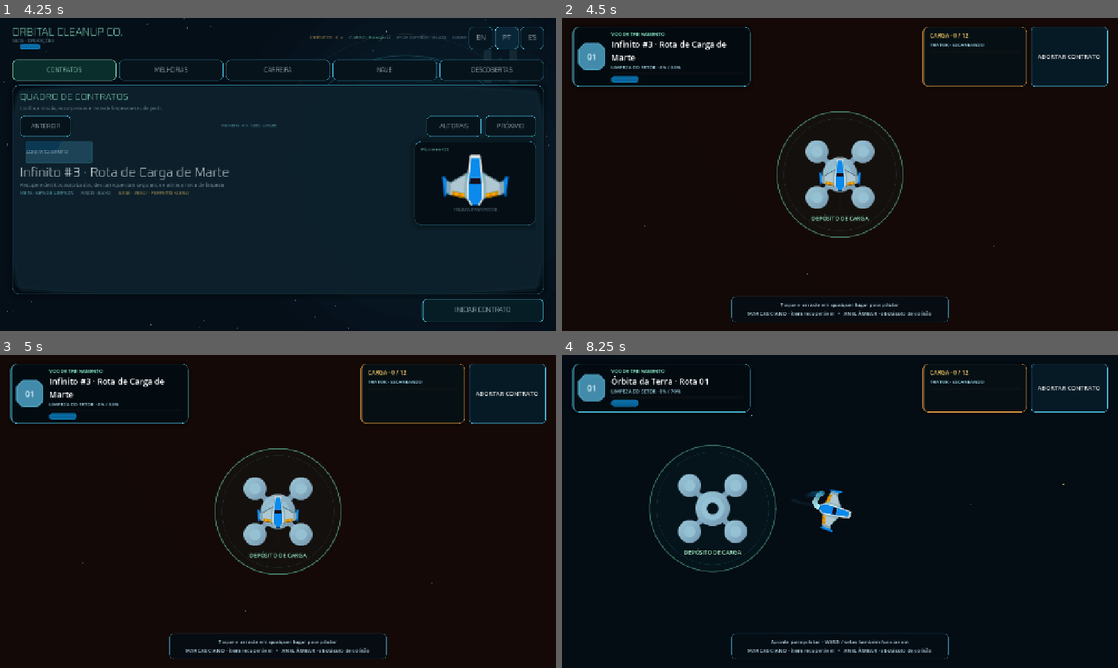
Above: before the commit, frames 1-4 (two rows, left to right).
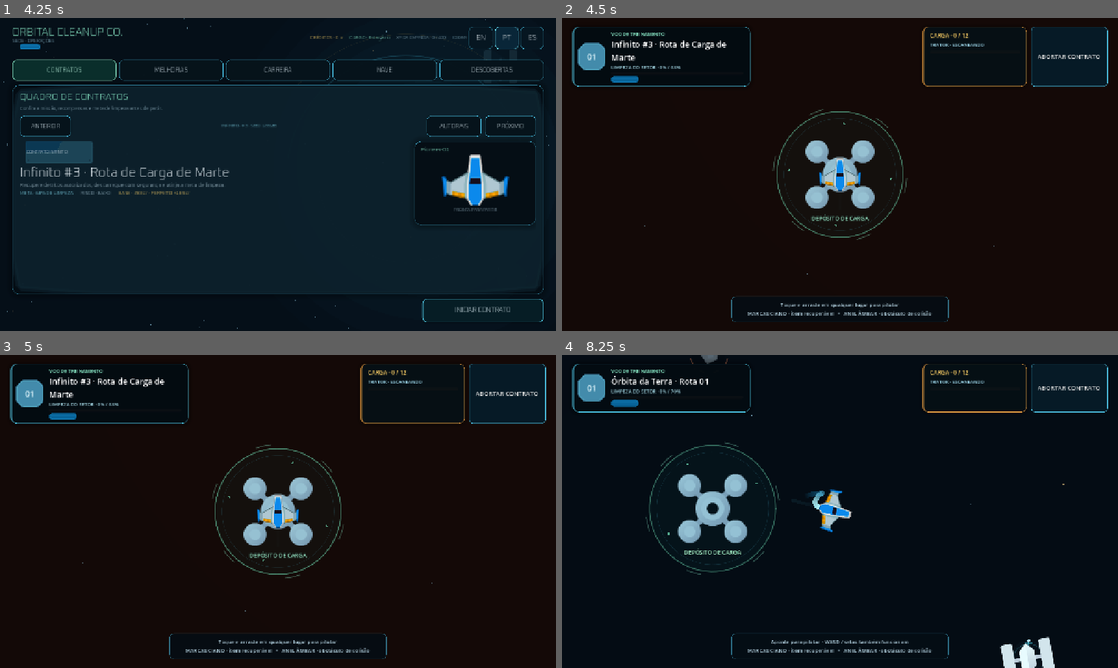
Above: after the commit, the same moments.

Repository: EwertonMendes/Orbital-Cleanup-Co.
Game: Godot game, scene res://src/core/app/app_root.tscn
Two runs of this game, one before a commit and one after it. Both use one fixed random seed, a clock stepped at 60 frames per second and the inputs below.
Inputs (mouse positions are in pixels of both pictures, inside the frame that each line leads up to):
- Up to frame 1 (4.25 s): click "ENDLESS" at 0.5 s; click "NEXT" at 1.25 s; click "NEXT" at 2 s; click "EN" at 2.75 s; click "PT" at 3.5 s
- Up to frame 2 (4.5 s): click "INICIAR CONTRATO" at 4.25 s
- Up to frame 3 (5 s): no input
- Up to frame 4 (8.25 s): click "ABORTAR CONTRATO" at 5 s; click "INICIAR CONTRATO" at 5.75 s; tap Enter at 6.5 s; move the mouse to (962, 495) at 6.52 s; hold D (occ_move_right) 6.53-7.25 s; click (962, 495) at 6.67 s; drag from (728, 527) to (812, 574) at 7.27 s; move the mouse to (895, 442) at 8.02 s; hold D (occ_move_right) from 8.03 s (still down)

Frame 1 is identical in both runs. In frame 2, less than 0.1% of the frame differs, in the area x 37-63%, y 29-71%; in frame 3, less than 0.1%; in frame 4, 0.8%, in the area x 15-89%, y 0-100%.

Commit message:
feat: animate world objects and recovery effects

Diff:
--- a/src/game/salvage/salvage_marker.gd
+++ b/src/game/salvage/salvage_marker.gd
@@ -49,6 +49,14 @@
 		pip + Vector2(-4.5, 0.0),
 	])
 	draw_colored_polygon(diamond, Color(rarity, 0.94))
+
+	var rarity_name := String(_definition.rarity)
+	if rarity_name in ["rare", "epic"]:
+		var mote_count := 2 if rarity_name == "epic" else 1
+		for index in range(mote_count):
+			var angle := _phase * (0.72 + float(index) * 0.18) + float(index) * PI
+			var mote_position := Vector2.from_angle(angle) * (radius + 16.0)
+			draw_circle(mote_position, 2.5 if rarity_name == "epic" else 2.0, Color(rarity, 0.72))
 
 	if not _targeted:
 		return
--- a/src/game/salvage/salvage_object.gd
+++ b/src/game/salvage/salvage_object.gd
@@ -1,5 +1,7 @@
 extends Area2D
 class_name SalvageObject
+
+const ENERGY_SHADER := preload("res://src/game/visual/salvage_energy.gdshader")
 
 @export var definition: SalvageDefinition
 @export_range(-3.0, 3.0, 0.05) var spin_speed := 0.35
@@ -12,16 +14,24 @@
 var _tractor_velocity := Vector2.ZERO
 var _targeted := false
 var _base_scale := Vector2.ONE
+var _float_phase := 0.0
 
 func _ready() -> void:
 	assert(definition != null, "SalvageObject requires a SalvageDefinition.")
 	definition.validate()
 	add_to_group("salvage")
+	_float_phase = fposmod(float(hash(String(definition.id)) % 628), 628.0) / 100.0
 	_apply_definition()
 	queue_redraw()
 
 func _process(delta: float) -> void:
 	sprite.rotation = wrapf(sprite.rotation + spin_speed * delta, -PI, PI)
+	_float_phase = fmod(_float_phase + delta, TAU * 100.0)
+	var float_strength := 1.6 if _targeted else 3.2
+	sprite.position = Vector2(
+		cos(_float_phase * 0.78),
+		sin(_float_phase * 1.07)
+	) * float_strength
 
 	if _targeted:
 		var pulse := 1.0 + sin(Time.get_ticks_msec() * 0.009) * 0.035
@@ -69,7 +79,19 @@
 	_base_scale = Vector2.ONE * definition.visual_scale
 	sprite.scale = _base_scale
 	var category_tint := WorldVisualLanguage.salvage_category_color(definition.category)
-	sprite.modulate = Color.WHITE.lerp(category_tint, 0.16)
+	var rarity_tint := WorldVisualLanguage.salvage_rarity_color(definition.rarity)
+	var rarity_name := String(definition.rarity)
+	if rarity_name in ["rare", "epic"]:
+		var energy_material := ShaderMaterial.new()
+		energy_material.shader = ENERGY_SHADER
+		energy_material.set_shader_parameter("category_tint", category_tint)
+		energy_material.set_shader_parameter("rarity_tint", rarity_tint)
+		energy_material.set_shader_parameter("energy_strength", 0.72 if rarity_name == "rare" else 0.94)
+		sprite.material = energy_material
+		sprite.modulate = Color.WHITE
+	else:
+		sprite.material = null
+		sprite.modulate = Color.WHITE.lerp(category_tint, 0.16)
 	marker.configure(definition)
 
 	var circle := collision_shape.shape as CircleShape2D
--- a/src/game/salvage/tractor_beam.gd
+++ b/src/game/salvage/tractor_beam.gd
@@ -30,6 +30,9 @@
 var _core_base_width := 2.2
 var _pulse_width := 1.5
 var _pulse_speed := 10.0
+var _beam_start := Vector2.ZERO
+var _beam_finish := Vector2.ZERO
+var _beam_active := false
 
 func _ready() -> void:
 	_cargo_hold = get_node(cargo_hold_path) as CargoHold
@@ -199,6 +202,9 @@
 	_beam_phase += delta * _pulse_speed
 	var start := to_local(_collect_anchor.global_position)
 	var finish := to_local(target_global_position)
+	_beam_start = start
+	_beam_finish = finish
+	_beam_active = true
 
 	_beam_glow.clear_points()
 	_beam_glow.add_point(start)
@@ -213,8 +219,23 @@
 	_beam_glow.width = _glow_base_width + sin(_beam_phase) * _pulse_width
 	_beam_glow.modulate.a = 0.45 + sin(_beam_phase * 1.6) * 0.08
 	_beam_core.width = _core_base_width
+	queue_redraw()
+
+func _draw() -> void:
+	if not _beam_active:
+		return
+	var packet_color := _beam_core.default_color
+	for index in range(6):
+		var offset := float(index) / 6.0
+		var t := fposmod(offset + _beam_phase * 0.035, 1.0)
+		var position := _beam_finish.lerp(_beam_start, t)
+		var size := 1.3 + (1.0 - t) * 1.5
+		draw_circle(position, size, Color(packet_color, 0.72 * (1.0 - t * 0.35)))
+	draw_circle(_beam_finish, 4.0 + sin(_beam_phase * 0.7) * 1.2, Color(packet_color, 0.18))
 
 func _hide_beam() -> void:
+	_beam_active = false
+	queue_redraw()
 	if _beam_glow != null:
 		_beam_glow.visible = false
 	if _beam_core != null:
--- a/src/game/salvage/unload_zone.gd
+++ b/src/game/salvage/unload_zone.gd
@@ -6,6 +6,7 @@
 @export_range(60.0, 400.0, 5.0) var radius := 145.0
 
 var _pulse := 0.0
+var _unload_flash := 0.0
 
 func _ready() -> void:
 	var collision := get_node("CollisionShape2D") as CollisionShape2D
@@ -18,6 +19,7 @@
 
 func _process(delta: float) -> void:
 	_pulse = fmod(_pulse + delta * 1.8, TAU)
+	_unload_flash = maxf(_unload_flash - delta * 2.8, 0.0)
 	queue_redraw()
 
 func _on_body_entered(body: Node2D) -> void:
@@ -29,6 +31,7 @@
 	if unloaded <= 0:
 		return
 
+	_unload_flash = 1.0
 	cargo_unloaded.emit(unloaded)
 	print("[Cargo] UNLOAD units=%d" % unloaded)
 
@@ -37,3 +40,25 @@
 	draw_circle(Vector2.ZERO, radius, Color(0.18, 0.82, 0.72, 0.035))
 	draw_arc(Vector2.ZERO, radius, 0.0, TAU, 72, Color(0.48, 0.96, 0.78, pulse_alpha + 0.18), 2.5, true)
 	draw_arc(Vector2.ZERO, radius - 16.0, 0.0, TAU, 72, Color(0.27, 0.70, 0.82, 0.15), 1.0, true)
+
+	for index in range(6):
+		var start := _pulse * 0.16 + float(index) * TAU / 6.0
+		draw_arc(
+			Vector2.ZERO,
+			radius + 9.0,
+			start,
+			start + 0.22,
+			8,
+			Color(0.56, 0.95, 0.81, 0.32 + _unload_flash * 0.34),
+			2.0 + _unload_flash * 1.8,
+			true
+		)
+
+	for index in range(4):
+		var angle := _pulse * 0.24 + float(index) * PI * 0.5
+		var beacon := Vector2.from_angle(angle) * (radius - 28.0)
+		draw_circle(beacon, 2.5 + _unload_flash * 2.0, Color(0.48, 0.96, 0.78, 0.68))
+
+	if _unload_flash > 0.0:
+		var flash_radius := lerpf(radius * 0.65, radius * 1.32, 1.0 - _unload_flash)
+		draw_arc(Vector2.ZERO, flash_radius, 0.0, TAU, 64, Color(0.56, 0.95, 0.81, _unload_flash * 0.58), 3.0, true)
--- a/src/game/sector/landmark_marker.gd
+++ b/src/game/sector/landmark_marker.gd
@@ -17,4 +17,9 @@
 	var breathe := (sin(_phase) + 1.0) * 0.5
 	draw_circle(Vector2.ZERO, _radius * 0.9, Color(accent, 0.018 + breathe * 0.008))
 	draw_arc(Vector2.ZERO, _radius, deg_to_rad(200.0), deg_to_rad(338.0), 44, Color(accent, 0.25), 1.6, true)
-	draw_arc(Vector2.ZERO, _radius + 12.0, deg_to_rad(20.0), deg_to_rad(158.0), 44, Color(accent, 0.12), 1.0, true)
+	draw_arc(Vector2.ZERO, _radius + 12.0, deg_to_rad(20.0) - _phase * 0.18, deg_to_rad(158.0) - _phase * 0.18, 44, Color(accent, 0.12), 1.0, true)
+
+	for index in range(2):
+		var angle := _phase * (0.62 + float(index) * 0.21) + float(index) * PI
+		var beacon := Vector2.from_angle(angle) * (_radius + 12.0)
+		draw_circle(beacon, 2.2 + breathe * 0.8, Color(accent, 0.66))
--- a/src/game/sector/obstacle_marker.gd
+++ b/src/game/sector/obstacle_marker.gd
@@ -19,7 +19,7 @@
 
 	draw_circle(Vector2.ZERO, _radius + 4.0, Color(0.0, 0.0, 0.0, 0.13))
 	for index in range(8):
-		var start := TAU * float(index) / 8.0 + 0.06
+		var start := TAU * float(index) / 8.0 + 0.06 + _phase * 0.11
 		var end := start + 0.28
 		draw_arc(
 			Vector2.ZERO,
--- a/src/game/sector/sector_generator.gd
+++ b/src/game/sector/sector_generator.gd
@@ -114,6 +114,8 @@
 			"definition": definition,
 			"position": position,
 			"rotation": rng.randf_range(-0.3, 0.3),
+			"spin_speed": rng.randf_range(-0.045, 0.045),
+			"motion_phase": rng.randf_range(0.0, TAU),
 		})
 	return output
 
@@ -175,6 +177,8 @@
 			"position": position,
 			"rotation": rng.randf_range(-PI, PI),
 			"scale": rng.randf_range(float(definition.get("scale_min", 1.0)), float(definition.get("scale_max", 1.0))),
+			"spin_speed": rng.randf_range(-0.24, 0.24),
+			"motion_phase": rng.randf_range(0.0, TAU),
 		})
 	return output
 
--- a/src/game/sector/sector_landmark.gd
+++ b/src/game/sector/sector_landmark.gd
@@ -5,10 +5,14 @@
 @onready var marker: SectorLandmarkMarker = %Marker
 
 var _definition: Dictionary = {}
+var _spin_speed := 0.0
+var _motion_phase := 0.0
 
-func configure(definition: Dictionary) -> void:
+func configure(definition: Dictionary, spin_speed: float = 0.0, motion_phase: float = 0.0) -> void:
 	assert(not definition.is_empty(), "SectorLandmark requires definition.")
 	_definition = definition.duplicate(true)
+	_spin_speed = spin_speed
+	_motion_phase = motion_phase
 
 func _ready() -> void:
 	assert(not _definition.is_empty(), "SectorLandmark must be configured before entering the tree.")
@@ -21,3 +25,11 @@
 	sprite.modulate = Color(0.68, 0.84, 0.95, 0.48)
 	var texture_size := sprite.texture.get_size() * visual_scale
 	marker.configure(maxf(texture_size.x, texture_size.y) * 0.48)
+
+func _process(delta: float) -> void:
+	_motion_phase = fmod(_motion_phase + delta, TAU * 100.0)
+	sprite.rotation = wrapf(sprite.rotation + _spin_speed * delta, -PI, PI)
+	sprite.position = Vector2(
+		cos(_motion_phase * 0.23),
+		sin(_motion_phase * 0.31)
+	) * 4.5
--- a/src/game/sector/sector_obstacle.gd
+++ b/src/game/sector/sector_obstacle.gd
@@ -7,11 +7,15 @@
 
 var _definition: Dictionary = {}
 var _visual_scale := 1.0
+var _spin_speed := 0.0
+var _motion_phase := 0.0
 
-func configure(definition: Dictionary, visual_scale: float) -> void:
+func configure(definition: Dictionary, visual_scale: float, spin_speed: float = 0.0, motion_phase: float = 0.0) -> void:
 	assert(not definition.is_empty(), "SectorObstacle requires definition.")
 	_definition = definition.duplicate(true)
 	_visual_scale = visual_scale
+	_spin_speed = spin_speed
+	_motion_phase = motion_phase
 
 func _ready() -> void:
 	assert(not _definition.is_empty(), "SectorObstacle must be configured before entering the tree.")
@@ -26,3 +30,11 @@
 	assert(circle != null, "SectorObstacle requires CircleShape2D.")
 	circle.radius = float(_definition["collision_radius"]) * _visual_scale
 	marker.configure(circle.radius)
+
+func _process(delta: float) -> void:
+	_motion_phase = fmod(_motion_phase + delta, TAU * 100.0)
+	sprite.rotation = wrapf(sprite.rotation + _spin_speed * delta, -PI, PI)
+	sprite.position = Vector2(
+		cos(_motion_phase * 0.47),
+		sin(_motion_phase * 0.61)
+	) * 1.4
--- a/src/game/sector/sector_runtime.gd
+++ b/src/game/sector/sector_runtime.gd
@@ -124,7 +124,11 @@
 func _spawn_landmark(entry: Dictionary) -> void:
 	var landmark := LANDMARK_SCENE.instantiate() as SectorLandmark
 	assert(landmark != null, "Generic landmark scene must instantiate.")
-	landmark.configure(entry["definition"] as Dictionary)
+	landmark.configure(
+		entry["definition"] as Dictionary,
+		float(entry.get("spin_speed", 0.0)),
+		float(entry.get("motion_phase", 0.0))
+	)
 	landmark.position = entry["position"] as Vector2
 	landmark.rotation = float(entry["rotation"])
 	landmark_root.add_child(landmark)
@@ -132,7 +136,12 @@
 func _spawn_obstacle(entry: Dictionary) -> void:
 	var obstacle := OBSTACLE_SCENE.instantiate() as SectorObstacle
 	assert(obstacle != null, "Generic obstacle scene must instantiate.")
-	obstacle.configure(entry["definition"] as Dictionary, float(entry["scale"]))
+	obstacle.configure(
+		entry["definition"] as Dictionary,
+		float(entry["scale"]),
+		float(entry.get("spin_speed", 0.0)),
+		float(entry.get("motion_phase", 0.0))
+	)
 	obstacle.position = entry["position"] as Vector2
 	obstacle.rotation = float(entry["rotation"])
 	obstacle_root.add_child(obstacle)
